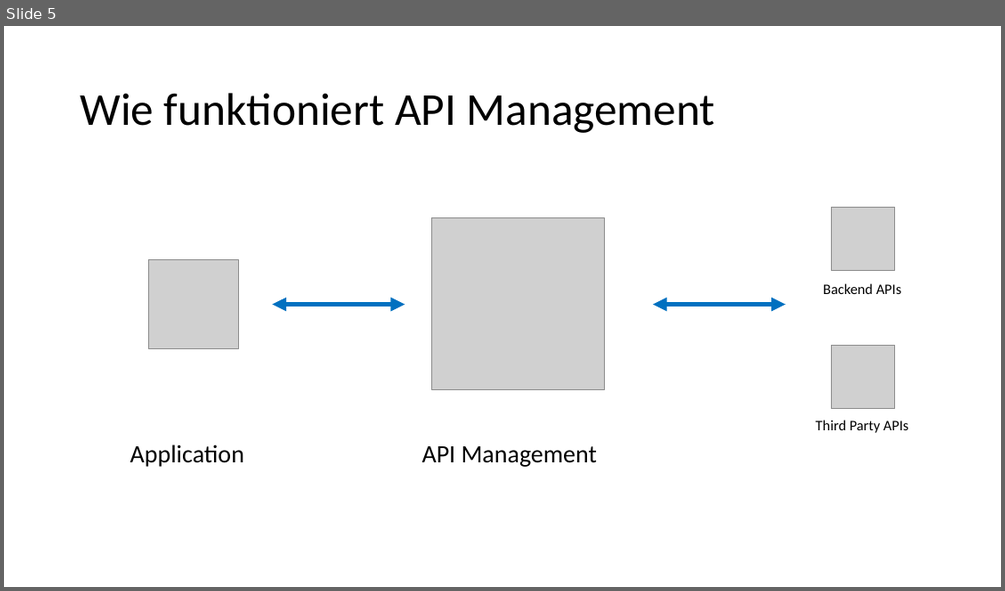
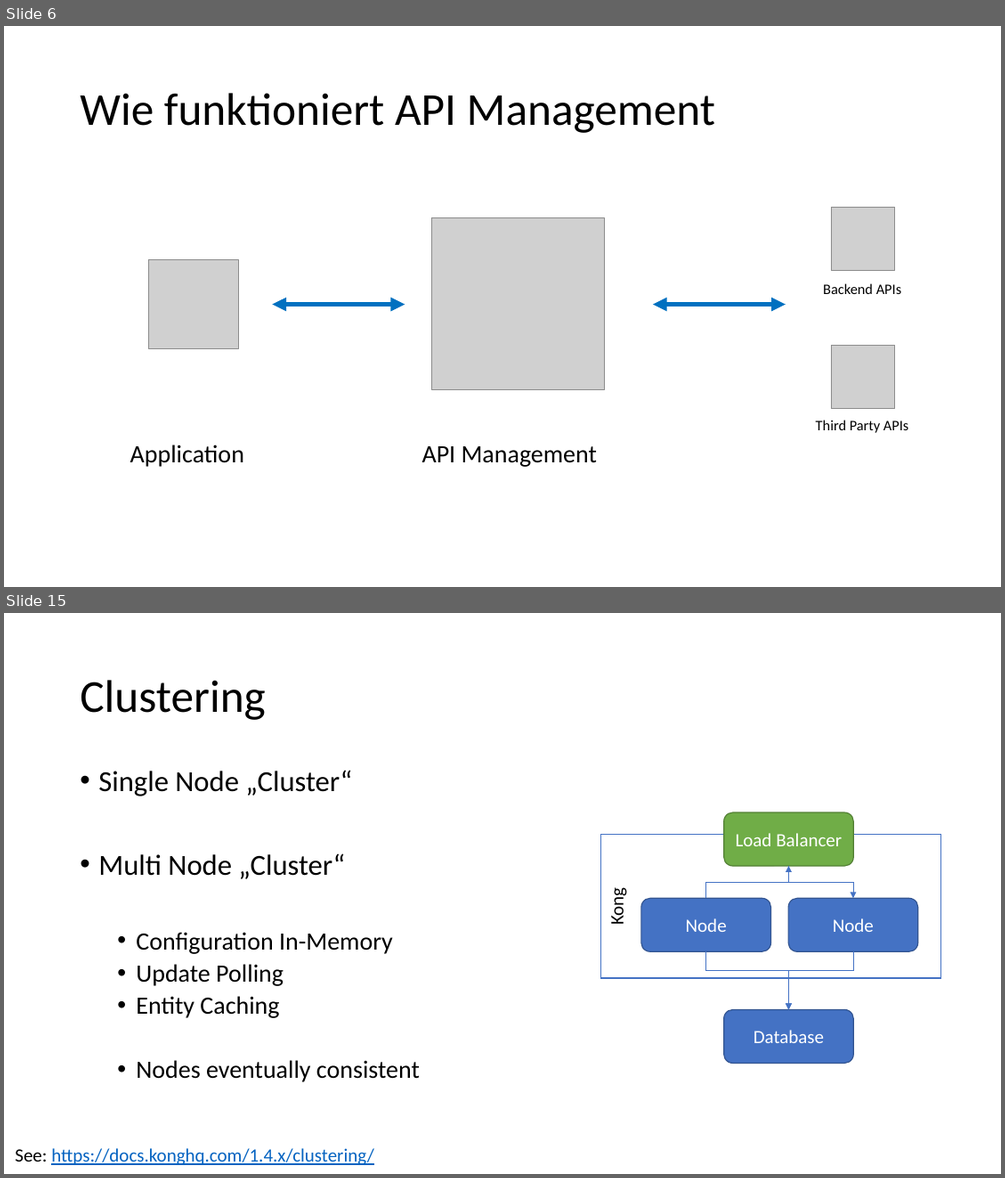
Before and after one commit to danielwagn3r/apimgmt-workshop, a slide deck: API Gateway.pptx. Shown one above the other, each under a label of ours: slide 5 before the commit, slides 6 and 15 after it; the slides between them are not shown. The pictures are 1005x591 and 1005x1178 pixels, drawn with LibreOffice and Linux fonts; fonts in the diff are those of the drawing; grey boxes stand for pictures. Boxes give left, top, right and bottom in pixels: in the first picture for what was removed or moved away, otherwise in the second. Text is boxed around its words. In the diff, an @@ line names an element or a change of style, - is before the commit and + after.

```diff
--- a/API Gateway.pptx
+++ b/API Gateway.pptx
@@ slide 15 added at bbox=[4, 613, 1001, 1174], background #FFFFFF @@
@@ title added at bbox=[80, 680, 265, 720], 44 pt, text #000000 @@
+Clustering
@@ text added at bbox=[98, 770, 420, 1082], 24 pt, text #000000 @@
+• Single Node „Cluster“
+• Multi Node „Cluster“
+  • Configuration In-Memory
+  • Update Polling
+  • Entity Caching
+  • Nodes eventually consistent
@@ rounded rectangle added at bbox=[724, 812, 853, 866], fill #70AD47, outline #538035 1 pt, 18 pt, text #FFFFFF @@
+Load Balancer
@@ rectangle added at bbox=[601, 835, 941, 978], fill #FFFFFF, outline #4472C4 1 pt, 18 pt, text #000000 @@
+Kong
@@ elbow arrow added from (706, 898) to (788, 866), #4472C4 0.5 pt @@
@@ elbow arrow added from (788, 866) to (853, 898), #4472C4 0.5 pt @@
@@ rounded rectangle added at bbox=[641, 898, 770, 951], fill #4472C4, outline #325491 1 pt, 18 pt, text #FFFFFF @@
+Node
@@ rounded rectangle added at bbox=[788, 898, 918, 951], fill #4472C4, outline #325491 1 pt, 18 pt, text #FFFFFF @@
+Node
@@ elbow arrow added from (706, 952) to (788, 1009), #4472C4 0.5 pt @@
@@ elbow arrow added from (853, 952) to (788, 1009), #4472C4 0.5 pt @@
@@ rounded rectangle added at bbox=[724, 1009, 853, 1062], fill #4472C4, outline #325491 1 pt, 18 pt, text #FFFFFF @@
+Database
@@ text added at bbox=[15, 1148, 374, 1165], 18 pt, text #0563C1, underline @@
+See: https://docs.konghq.com/1.4.x/clustering/
@@ what was slide 5 is now slide 6 @@
```
Also in this commit, not shown: 8 slides changed, 21 other slides added, 2 slides removed, 1 other file.
